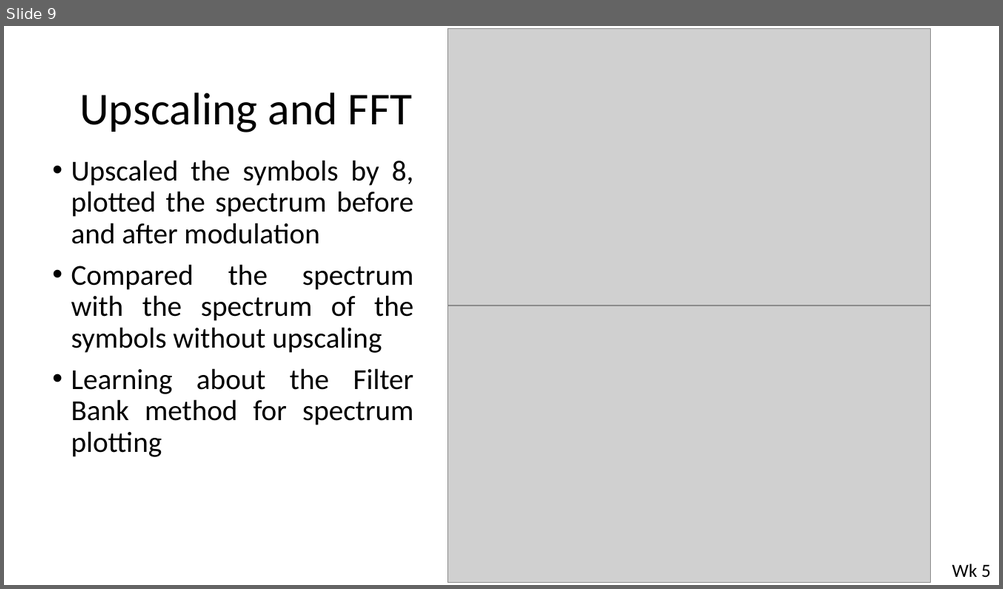
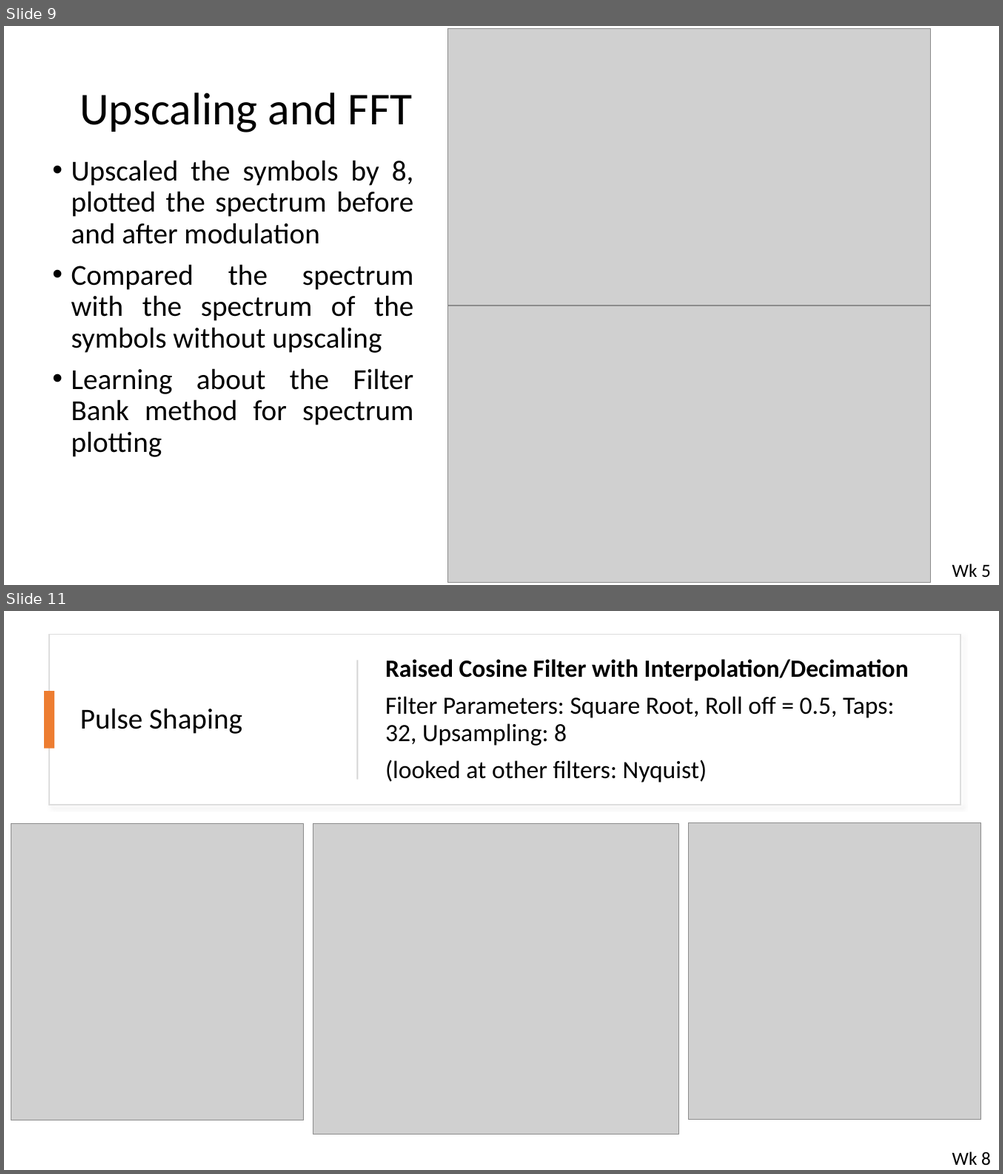
Before and after one commit to Emc54/CoherentTransceivers, a slide deck: Master's meetings presentation.pptx. Shown one above the other, each under a label of ours: slide 9 before the commit, slides 9 and 11 after it; the slides between them are not shown. The pictures are 1003x589 and 1003x1174 pixels, drawn with LibreOffice and Linux fonts; fonts in the diff are those of the drawing; grey boxes stand for pictures. Boxes give left, top, right and bottom in pixels: in the first picture for what was removed or moved away, otherwise in the second. Text is boxed around its words. In the diff, an @@ line names an element or a change of style, - is before the commit and + after.

Commit message:
Managing filter delay

```diff
--- a/Master's meetings presentation.pptx
+++ b/Master's meetings presentation.pptx
@@ slide 11 added at (4,611,999,1170), background #FFFFFF @@
@@ rectangle added at (50,635,961,805), fill #FFFFFF, outline #DEDEDE 1 pt @@
@@ rectangle added at (357,661,358,780), fill #D5D5D5 @@
@@ text added at (385,659,908,783), 24 pt, text #000000 @@
+Raised Cosine Filter with Interpolation/Decimation
+Filter Parameters: Square Root, Roll off = 0.5, Taps: 32, Upsampling: 8
+(looked at other filters: Nyquist)
@@ rectangle added at (44,691,55,749), fill #ED7D31 @@
@@ title added at (80,708,242,734), 28 pt, text #000000 @@
+Pulse Shaping
@@ picture added at (11,823,303,1121) @@
@@ picture added at (313,823,679,1134) @@
@@ picture added at (688,823,981,1120) @@
@@ text added at (952,1152,990,1166), 18 pt, text #000000 @@
+Wk 8
```
Also in this commit, not shown: 5 other slides added, 1 slide removed, 2 other files.
